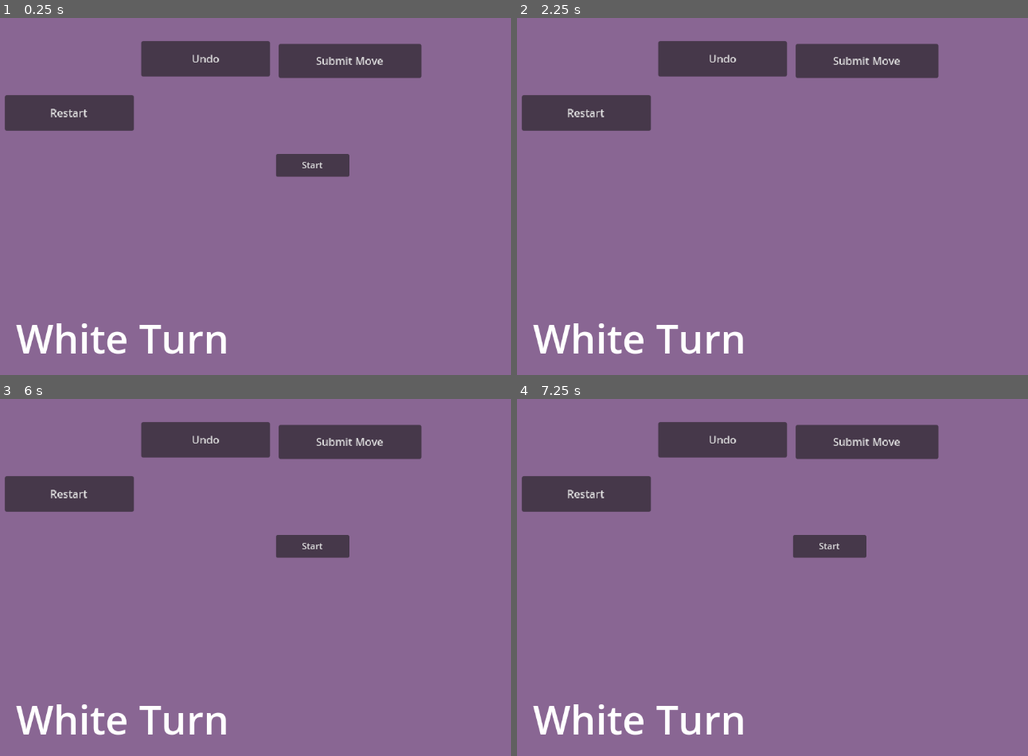
Above: before the commit, frames 1-4 (two rows, left to right).
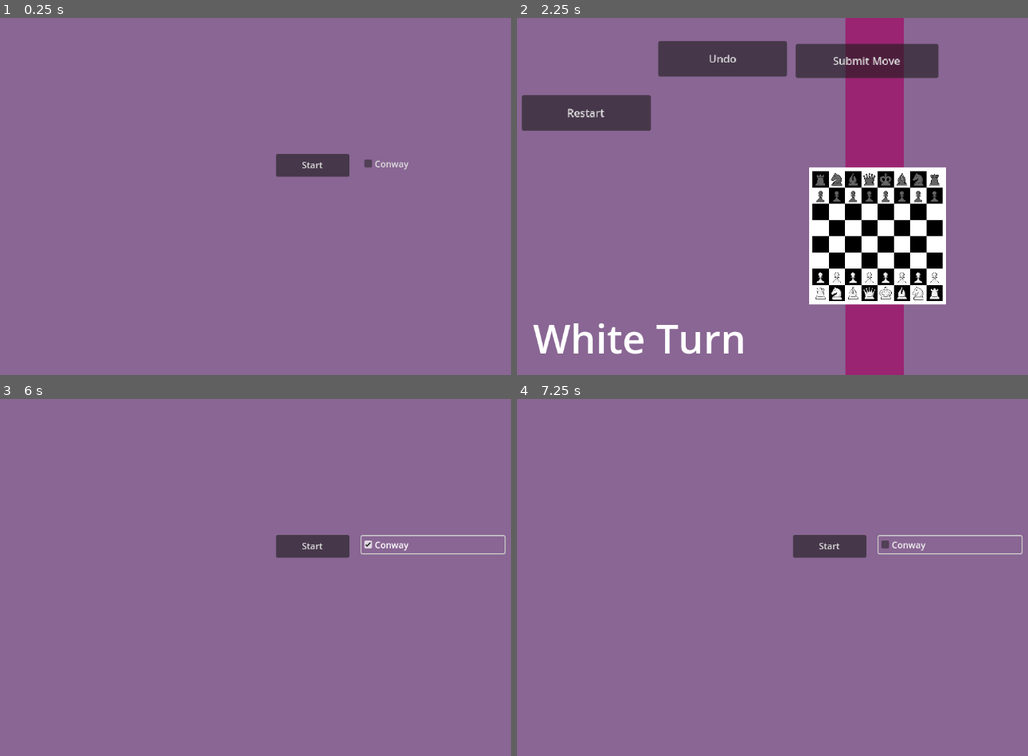
Above: after the commit, the same moments.

Repository: Narik-tech/NarikChess
Game: Godot game, scene res://scenes/main.tscn
Same seed, same stepped clock (60 frames per second), same inputs: the game is played once before the commit and once after it.
Inputs (mouse positions are in pixels of both pictures, inside the frame that each line leads up to):
- Up to frame 1 (0.25 s): no input
- Up to frame 2 (2.25 s): click (869, 60) at 0.5 s, where only the run before the commit has a clickable "Submit Move"; click (721, 57) at 1.25 s, where only the run before the commit has a clickable "Undo"; click "Start" at 2 s
- Up to frame 3 (6 s): click "Restart" at 2.75 s; click "Start" at 3.5 s; click "Restart" at 4.25 s; click (71, 495) at 5 s, where only the run before the commit has a clickable "Restart"; click (434, 545) at 5.75 s, where only the run after the commit has a clickable "Conway"
- Up to frame 4 (7.25 s): tap Enter at 6.5 s; drag from (654, 720) to (895, 498) at 6.52 s

The runs differ from the first frame. In frame 1, 9.1% of the frame differs, in the area x 0-83%, y 6-95%; in frame 2, 17%, in the area x 57-84%, y 0-100%; in frame 3, 9.4%; in frame 4, 9.4%.
Error before the commit: Parse Error: Preload file "res://scenes/pieces/pawn.tres" does not exist. (res://scripts/board.gd:22)

Commit message:
Add conway chess is decoupled variant

Diff:
--- /dev/null
+++ b/mods/Conway.gd
@@ -0,0 +1,40 @@
+extends Mod
+
+## add conway squares to center
+func _on_starting_board(board: Board):
+	for x in range(3,5): for y in range(3,5):
+		board.place_piece(ConwaySquare.inst(), Vector2i(x,y))
+
+## progress game of life on any created boards
+func _on_move_made(_piece: Piece, _origin_board: Board, _dest_board: Board):
+	progress_squares(_origin_board)
+	if _dest_board != _origin_board:
+		progress_squares(_dest_board)
+
+func progress_squares(board: Board):
+	#determine all piece locations on board
+	var piece_dict : Dictionary[Vector4i, Piece] = {}
+	for piece in board.get_children().filter(func(x): return x is Piece and x.is_overlay == false):
+		piece_dict[piece.full_coord] = piece
+
+	#determine conway progression for each case
+	for z in 7: for w in 7:
+		var piece_coord = Vector4i(board.coord.x,board.coord.y,z,w)
+		var piece = piece_dict.get(piece_coord)
+		if piece is ConwaySquare:
+			var nearby = get_nearby(piece_coord, piece_dict)
+			if nearby.size() != 2 and nearby.size() != 3:
+				piece.queue_free()
+		if piece == null:
+			var nearby = get_nearby(piece_coord, piece_dict)
+			var has_conway := nearby.any(func(x): return x is ConwaySquare)
+			if has_conway and nearby.size() == 3:
+				board.place_piece(ConwaySquare.inst(), Vector2i(z,w))
+
+func get_nearby(full_coord: Vector4i, piece_dict: Dictionary[Vector4i, Piece]) -> Array:
+	var out: Array = []
+	for z in range(-1,2,1): for w in range(-1,2,1):
+			if(z==0 && w==0): continue
+			var piece = piece_dict.get(full_coord + Vector4i(0,0,z,w))
+			if piece != null: out.append(piece)
+	return out
--- /dev/null
+++ b/mods/core/mod.gd
@@ -0,0 +1,19 @@
+## All scripts extending Mod automatically added as selectable option
+## Override functions to determine mod functionality
+class_name Mod
+
+extends Node
+
+var chess: Chess:
+	get:
+		return get_parent()
+
+func _ready():
+	chess._on_starting_board_created.connect(_on_starting_board)
+	chess._on_move_made.connect(_on_move_made)
+
+func _on_starting_board(_board: Board):
+	pass
+
+func _on_move_made(_piece: Piece, _origin_board: Board, _dest_board: Board):
+	pass
--- a/mods/mod-pieces/square.tscn
+++ /dev/null
@@ -1,3 +0,0 @@
-[gd_scene format=3 uid="uid://cif4pq807hfqg"]
-
-[node name="Square" type="Node2D"]
--- a/mods/mod.gd
+++ /dev/null
@@ -1,13 +0,0 @@
-class_name Mod
-
-extends Node
-
-var chess: Chess:
-	get:
-		return get_parent()
-
-func _ready():
-	chess._on_starting_board_created.connect(_on_new_board)
-
-func _on_new_board(board: Board):
-	pass
--- /dev/null
+++ b/mods/mod_pieces/conway_square.gd
@@ -0,0 +1,13 @@
+class_name ConwaySquare
+extends Piece
+
+static var conway_square_script := preload("res://mods/mod_pieces/conway_square.gd")
+
+static func inst() -> ConwaySquare:
+	var conway_square = Piece.square_scene.instantiate()
+	conway_square.set_script(conway_square_script)
+	conway_square.color = Color.FOREST_GREEN
+	return conway_square
+
+func blocks_movement(_piece_moving: ChessPiece) -> bool:
+	return true
--- /dev/null
+++ b/scenes/pieces/square.tscn
@@ -0,0 +1,5 @@
+[gd_scene format=3 uid="uid://cif4pq807hfqg"]
+
+[node name="Square" type="ColorRect"]
+offset_right = 48.0
+offset_bottom = 48.0
--- a/scripts/board.gd
+++ b/scripts/board.gd
@@ -19,12 +19,12 @@
 	get:
 		return get_parent()
 
-static var pawn := preload("res://scenes/pieces/pawn.tres")
-static var bishop := preload("res://scenes/pieces/bishop.tres")
-static var knight := preload("res://scenes/pieces/knight.tres")
-static var rook := preload("res://scenes/pieces/rook.tres")
-static var king := preload("res://scenes/pieces/king.tres")
-static var queen := preload("res://scenes/pieces/queen.tres")
+static var pawn := preload("res://piece_definitions/pawn.tres")
+static var bishop := preload("res://piece_definitions/bishop.tres")
+static var knight := preload("res://piece_definitions/knight.tres")
+static var rook := preload("res://piece_definitions/rook.tres")
+static var king := preload("res://piece_definitions/king.tres")
+static var queen := preload("res://piece_definitions/queen.tres")
 
 static var board_scene := preload("res://scenes/board.tscn")
 
@@ -46,10 +46,14 @@
 	var instance: Board = board_scene.instantiate()
 	instance.coord = Vector2i(coord.x, coord.y)
 	for piece in get_children():
-		if piece.is_in_group("Piece"):
-			var new_piece = ChessPiece.inst(piece.piece_def, piece.is_white)
-			new_piece.has_moved = piece.has_moved
-			instance.place_piece(new_piece, piece.coord)
+		if piece is Piece:
+			if piece is ChessPiece:
+				var new_piece = ChessPiece.inst(piece.piece_def, piece.is_white)
+				new_piece.has_moved = piece.has_moved
+				instance.place_piece(new_piece, piece.coord)
+			else:
+				var new_piece = piece.duplicate()
+				instance.place_piece(new_piece, piece.coord)
 	return instance
 
 func get_piece(vec) -> Piece:
--- a/scripts/chess.gd
+++ b/scripts/chess.gd
@@ -5,18 +5,19 @@
 #### (T,L,x,y)  ####
 
 signal _on_starting_board_created(board: Board)
+signal _on_move_made(piece: Piece, origin_board: Board, dest_board: Board)
 
-static var chess_logic := preload("res://scenes/chess_logic.tscn")
+static var chess_logic_scene := preload("res://scenes/chess_logic.tscn")
 static var singleton : Chess
 
-var chess_client: ChessLogic
+var chess_logic: ChessLogic
 var selected_piece: Vector4i
 
 func game_start():
-	if chess_client != null: chess_client.queue_free()
-	chess_client = chess_logic.instantiate()
-	self.add_child(chess_client)
-	chess_client.start_game()
+	if chess_logic != null: chess_logic.queue_free()
+	chess_logic = chess_logic_scene.instantiate()
+	self.add_child(chess_logic)
+	chess_logic.start_game()
 
 func load_mods(mods: Array[Mod]):
 	for mod in mods:
@@ -28,17 +29,17 @@
 
 func _on_piece_selected(coord: Vector4i):
 	selected_piece = coord
-	chess_client.show_legal_moves(selected_piece)
+	chess_logic.show_legal_moves(selected_piece)
 
 
 func _on_piece_destination_selected(coord: Vector4i):
-	chess_client.make_move(selected_piece, coord)
+	chess_logic.make_move(selected_piece, coord)
 
 func _on_submit_pressed() -> void:
-	chess_client.submit_turn()
+	chess_logic.submit_turn()
 
 func _on_undo_pressed() -> void:
-	chess_client.undo()
+	chess_logic.undo()
 
 func _on_restart_pressed() -> void:
 	get_tree().reload_current_scene()
--- a/scripts/chess_logic.gd
+++ b/scripts/chess_logic.gd
@@ -49,17 +49,18 @@
 	var dest_piece = dest_board.get_piece(dest)
 	if dest_piece != null: dest_piece.queue_free()
 
-	var origin_piece: ChessPiece = origin_board.get_piece(origin)
-	origin_piece.has_moved = true
-	dest_board.place_piece(origin_piece, Vector2i(dest.z, dest.w))
+	var piece_moving: ChessPiece = origin_board.get_piece(origin)
+	piece_moving.has_moved = true
+	dest_board.place_piece(piece_moving, Vector2i(dest.z, dest.w))
 
 	#queue boards for undo
 	var new_boards = {}
 	new_boards[origin_board.coord] = origin_board
 	new_boards[dest_board.coord] = dest_board
 	move_stack.append(new_boards)
+	clear_highlights()
 
-	clear_highlights()
+	Chess.singleton._on_move_made.emit(piece_moving, origin_board, dest_board)
 	boardstate_changed.emit()
 
 
@@ -86,7 +87,7 @@
 		while(coord_valid(squareToMove)):
 			var dest_piece = get_piece(squareToMove)
 
-			if dest_piece != null and dest_piece.is_white == piece_to_move.is_white:
+			if dest_piece != null and dest_piece.blocks_movement(piece_to_move):
 				break
 
 			if piece_to_move.piece_def.pawn:
@@ -126,7 +127,7 @@
 func coord_valid(piece_vec: Vector4i) -> bool:
 	return not (piece_vec.z < 0 or piece_vec.z > 7 or piece_vec.w < 0 or piece_vec.w > 7 or get_board(piece_vec) == null)
 
-func get_piece(vec: Vector4i):
+func get_piece(vec: Vector4i) -> Piece:
 	return get_board(vec).get_piece(vec)
 
 func get_board(vec) -> Board:
--- a/scripts/chess_piece.gd
+++ b/scripts/chess_piece.gd
@@ -16,6 +16,9 @@
 	instance.texture = resource.white_texture
 	instance.set_color(white)
 	return instance
+
+func blocks_movement(_piece_moving: ChessPiece) -> bool:
+	return _piece_moving.is_white == self.is_white
 
 func _ready() -> void:
 	piece_selected.connect(Chess.singleton._on_piece_selected)
--- a/scripts/legal_move_highlight.gd
+++ b/scripts/legal_move_highlight.gd
@@ -11,6 +11,9 @@
 	is_overlay = true
 	dest_selected.connect(Chess.singleton._on_piece_destination_selected)
 
+func blocks_movement(_piece_moving: ChessPiece) -> bool:
+	return false
+
 func _on_gui_input(event: InputEvent) -> void:
 	if event is InputEventMouseButton and event.button_index == MouseButton.MOUSE_BUTTON_LEFT and event.pressed:
 		dest_selected.emit(full_coord)
--- a/scripts/main.gd
+++ b/scripts/main.gd
@@ -21,7 +21,7 @@
 		if child is CheckBox and child.button_pressed:
 			var scene_path: String = mod_dict.get(child.text)
 			var ps := load(scene_path)
-			selected_mods.append(ps.instantiate())
+			selected_mods.append(ps.new())
 
 	instance.load_mods(selected_mods)
 	change_scene(instance)
@@ -36,14 +36,21 @@
 	if dir == null:
 		push_error("Cannot open folder: %s" % mod_path)
 
-	var scenes : Dictionary[String, String] = {}
+	var scenes: Dictionary[String, String] = {}
 	dir.list_dir_begin()
 	var file_name := dir.get_next()
+
 	while file_name != "":
-		if not dir.current_is_dir() and file_name.ends_with(".tscn"):
+		if not dir.current_is_dir() and file_name.ends_with(".gd"):
 			var full_path := mod_path.path_join(file_name)
-			var base_name := file_name.get_basename()  # removes extension
-			scenes[base_name] = full_path
+			var script := load(full_path)
+
+			# Validate script type before accepting
+			if script is GDScript:
+				var inst = script.new()
+				if inst is Mod:
+					var base_name := file_name.get_basename()
+					scenes[base_name] = full_path
 		file_name = dir.get_next()
 	dir.list_dir_end()
 	return scenes
--- a/scripts/piece.gd
+++ b/scripts/piece.gd
@@ -3,6 +3,9 @@
 extends Control
 
 signal on_piece_clicked(piece: Piece)
+
+static var piece_script = preload("res://scripts/piece.gd")
+static var square_scene = preload("res://scenes/pieces/square.tscn")
 
 var is_overlay: bool = false
 
@@ -19,6 +22,10 @@
 		coord.x = val.z
 		coord.y = val.w
 
+func blocks_movement(_piece_moving: ChessPiece) -> bool:
+	push_warning("blocks_movement function not set on piece " + name + ", defaulting to false.")
+	return false
+
 func _on_click():
 	pass
 
--- a/tests/test_chess_game.gd
+++ b/tests/test_chess_game.gd
@@ -23,8 +23,8 @@
 	var to_coord := Vector4i(0, 0, 5, 2)
 	chess_game._on_piece_destination_selected(to_coord)
 	chess_game._on_submit_pressed()
-	_expect_true(chess_game.chess_client.get_piece(Vector4i(1, 0, 5, 2)) != null, "e3 should be occupied")
-	_expect_true(chess_game.chess_client.get_piece(Vector4i(1, 0, 5, 1)) == null, "e2 should be empty")
+	_expect_true(chess_game.chess_logic.get_piece(Vector4i(1, 0, 5, 2)) != null, "e3 should be occupied")
+	_expect_true(chess_game.chess_logic.get_piece(Vector4i(1, 0, 5, 1)) == null, "e2 should be empty")
 	chess_game.queue_free()
 
 	return _report()
Not shown, added: mods/Conway.gd.uid
Renamed: mods/mod.gd.uid -> mods/core/mod.gd.uid
Not shown, added: mods/mod_pieces/conway_square.gd.uid
